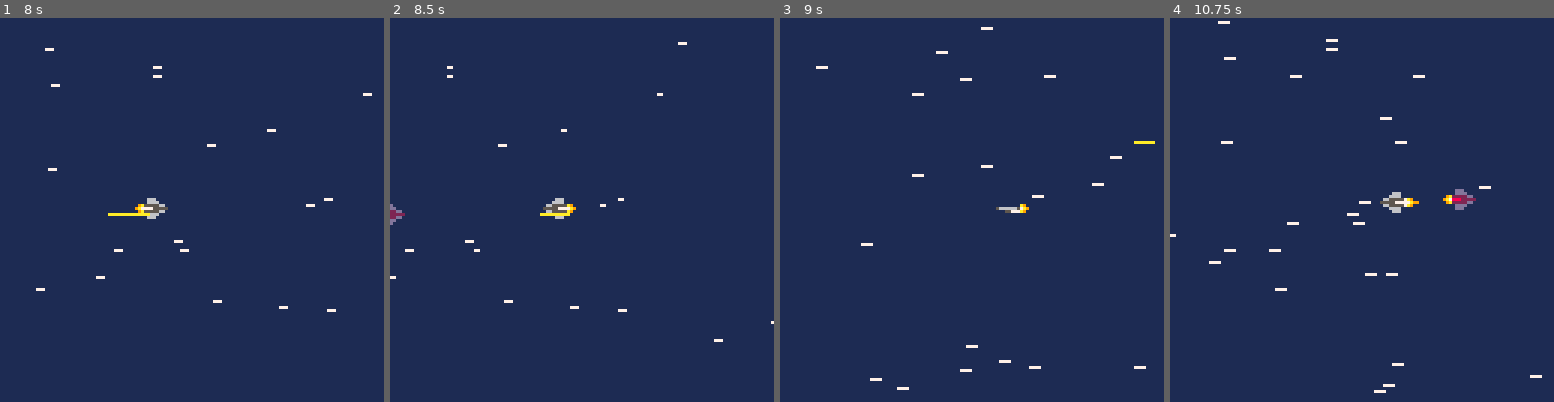
Above: before the commit, frames 1-4 (left to right).
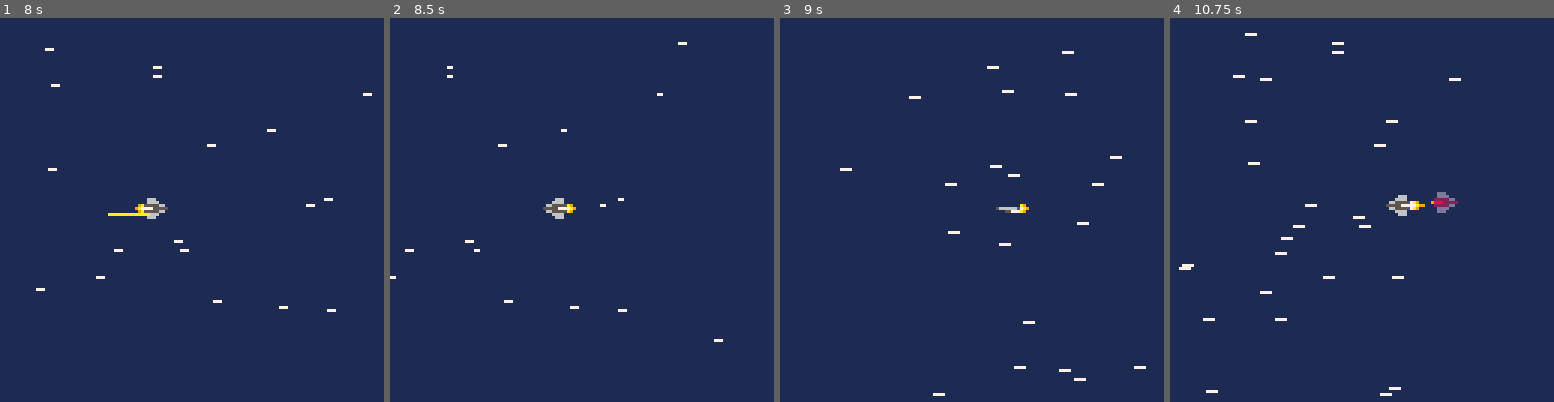
Above: after the commit, the same moments.

Repository: jondkoon/defender
Game: PICO-8 cartridge defender.p8
The game is run twice, just before and just after one commit, with the same random seed, the same clock (stepped at 60 frames per second) and the same inputs.
Inputs:
- Up to frame 1 (8 s): tap O (Z key) at 0.7, 1.7, 2.1, 2.5, 2.9, 3.3, 3.7, 4.1, 4.5, 4.9, 5.3, 5.7, 6.1, 6.5, 6.9, 7.3, 7.7 s; hold Right 1.6-2.1 s; hold Up 2.15-2.42 s; hold Right 2.47-3.03 s; hold Left 3.08-3.58 s; hold Down 3.63-3.97 s; hold Right 4.02-4.68 s; hold Up 4.73-5.03 s; hold Left 5.08-5.68 s; hold Down 5.73-6.03 s; hold Right 6.08-6.58 s; hold Right 6.63-7.13 s; hold Up 7.18-7.45 s; hold Right from 7.5 s (still down)
- Up to frame 2 (8.5 s): release Right at 8.07 s; tap O (Z key) at 8.1 s; hold Left from 8.12 s (still down)
- Up to frame 3 (9 s): tap O (Z key) at 8.5, 8.9 s; release Left at 8.62 s; hold Down from 8.67 s (still down)
- Up to frame 4 (10.75 s): release Down at 9 s; hold Right 9.05-9.72 s; tap O (Z key) every 0.4 s from 9.3 to 10.5 s; hold Up 9.77-10.07 s; hold Left 10.12-10.72 s

Frame 1 is identical in both runs. In frame 2, 0.2% of the frame differs, in the area x 0-100%, y 48-80%; in frame 3, 0.8%; in frame 4, 2.0%, in the area x 0-97%, y 0-99%.

Commit message:
screen wrap

Diff:
--- a/defender.p8
+++ b/defender.p8
@@ -7,6 +7,9 @@
 screen_vertical_margin = screen_height / 2
 max_y = screen_height + screen_vertical_margin
 min_y = -screen_vertical_margin
+
+max_x = screen_width * 3
+min_x = -max_x
 
 start_x = flr(screen_width / 3)
 start_y = 60
@@ -228,6 +231,7 @@
 	local star = {
 		x = -half_screen_width + rnd(screen_width * 2),
 		y = -start_y + rnd(screen_width + (start_y * 2)),
+		width = 1,
 		update = function(self)
 			local x_start = cam.x
 			local x_end = x_start + screen_width
@@ -238,9 +242,10 @@
 				self.x = x_start - rnd(half_screen_width)
 				self.y = -start_y + rnd(screen_width + (start_y * 2))
 			end
+			self.width = min(2, player_ship.dx)
 		end,
 		draw = function(self)
-			line(self.x, self.y, self.x + min(2, player_ship.dx), self.y, 7)
+			line(self.x, self.y, self.x + self.width, self.y, 7)
 		end
 	}
 	add(objects, star)
@@ -299,6 +304,24 @@
 	shake = function(self)
 		self.shake_counter = 10
 	end,
+	in_view_x = function(self, x)
+		return x >= self.x and x <= self.x + screen_width
+	end,
+	update_screen_wrap = function(self)
+		if (self.x > max_x + screen_width) then
+			self.x = self.x  - max_x
+		elseif (self.x < min_x - screen_width) then
+			self.x = self.x + max_x
+		end
+		for o in all(objects) do
+			if (self:in_view_x(o.x - max_x) or self:in_view_x(o.x + o.width - max_x)) then
+				o.x = o.x - max_x
+			end
+			if (self:in_view_x(o.x + max_x) or self:in_view_x(o.x + o.width + max_x)) then
+				o.x = o.x + max_x
+			end
+		end
+	end,
 	update = function(self)
 		if (self.shake_counter > 0) then
 			self.shake_counter -= 1
@@ -338,6 +361,8 @@
 		else
 			self.y = desired_y
 		end
+
+		self:update_screen_wrap()
 	end,
 	set = function(self)
 		local x_offset = flr(player_ship.dx * 2)
